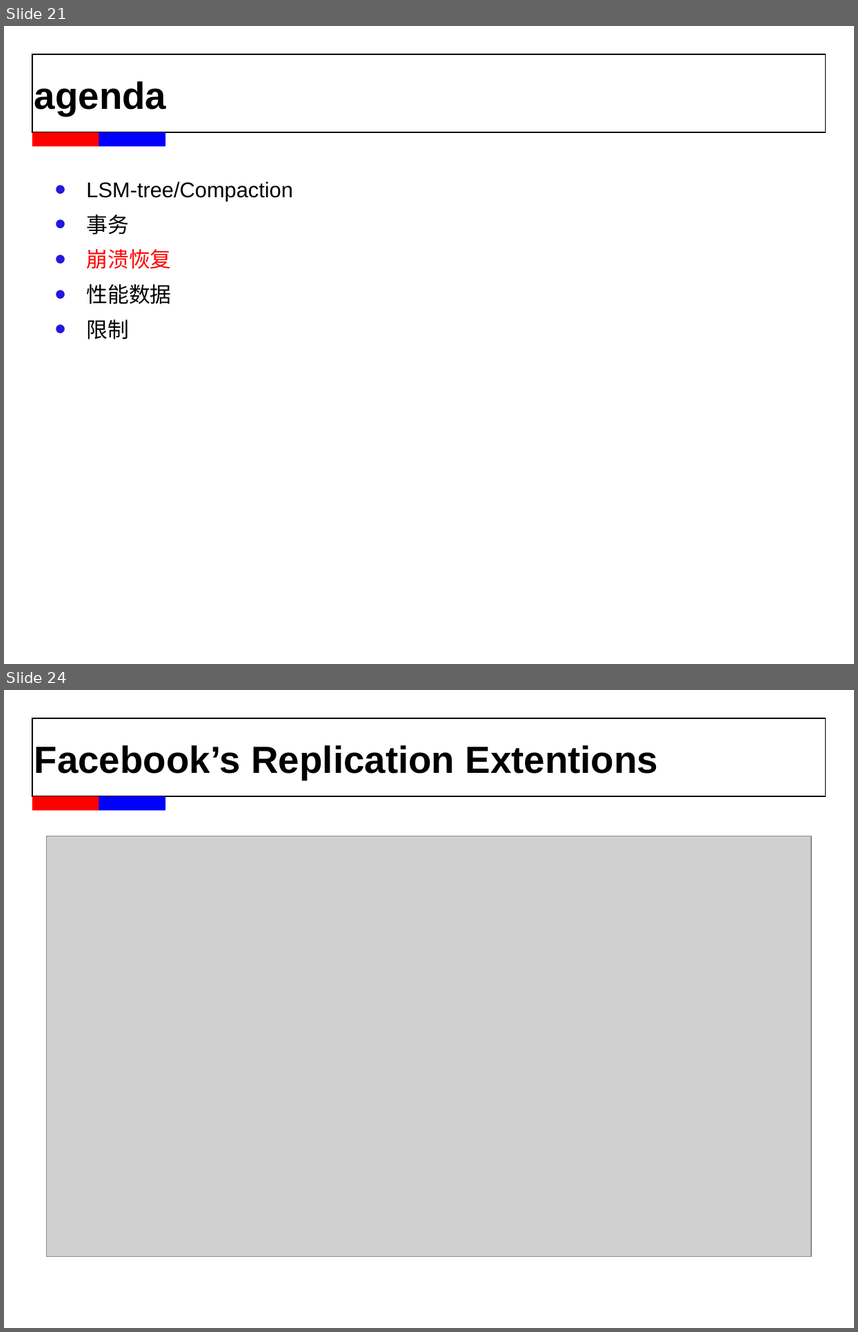
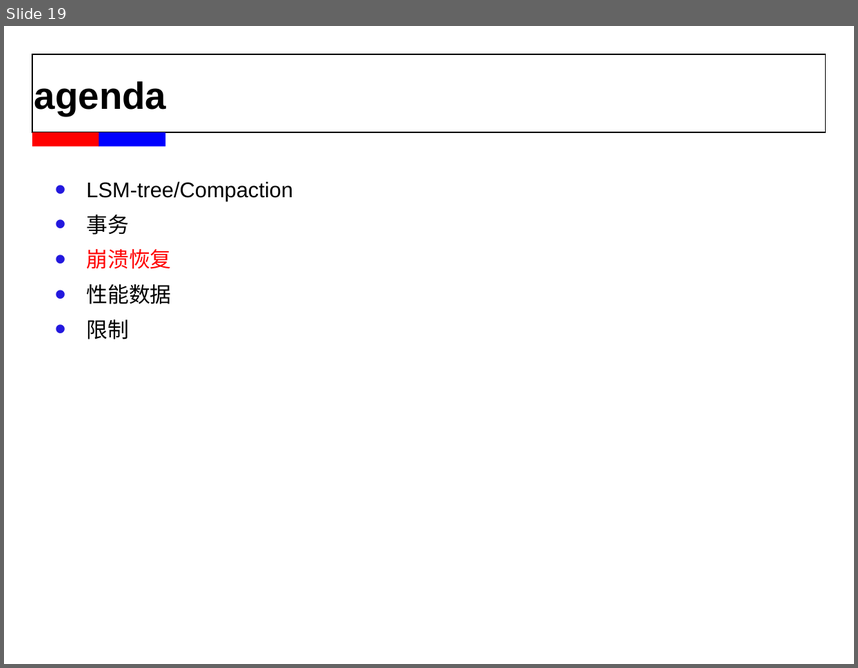
Before and after one commit to wisehead/techblog, a slide deck: database/MySQL/MyRocks_chenhui.ppt. Shown one above the other, each under a label of ours: slides 21 and 24 before the commit, slide 19 after it; the slides between them are not shown. The pictures are 858x1332 and 858x668 pixels, drawn with LibreOffice and Linux fonts; fonts in the diff are those of the drawing; grey boxes stand for pictures; background and template pictures are left out. Boxes give left, top, right and bottom in pixels: in the first picture for what was removed or moved away, otherwise in the second. Text is boxed around its words. In the diff, an @@ line names an element or a change of style, - is before the commit and + after.

```diff
--- a/database/MySQL/MyRocks_chenhui.ppt
+++ b/database/MySQL/MyRocks_chenhui.ppt
@@ slide 24 removed at (4, 690, 854, 1328), background #FFFFFF; not listed: 3 template elements that a slide beside it also shows @@
@@ title removed at (34, 745, 658, 780) @@
-Facebook’s Replication Extentions
@@ picture removed at (47, 836, 811, 1257) @@
@@ what was slide 21 is now slide 19 @@
```
Also in this commit, not shown: 1 slide changed, 4 other slides removed.
